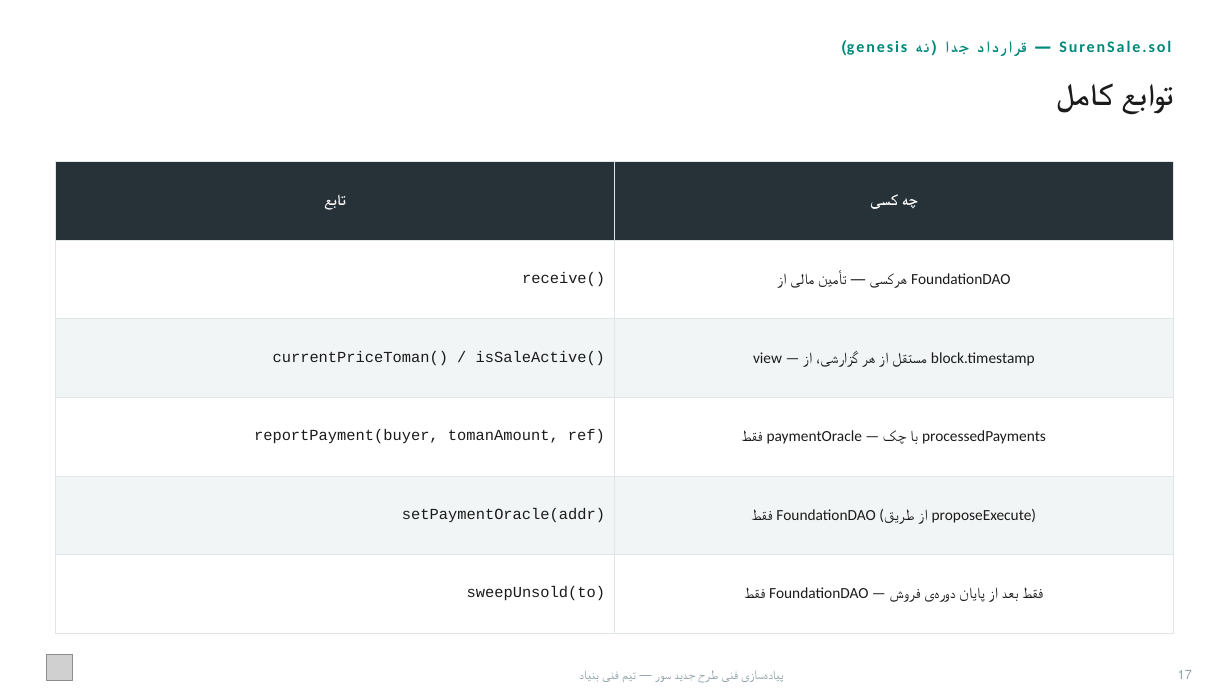
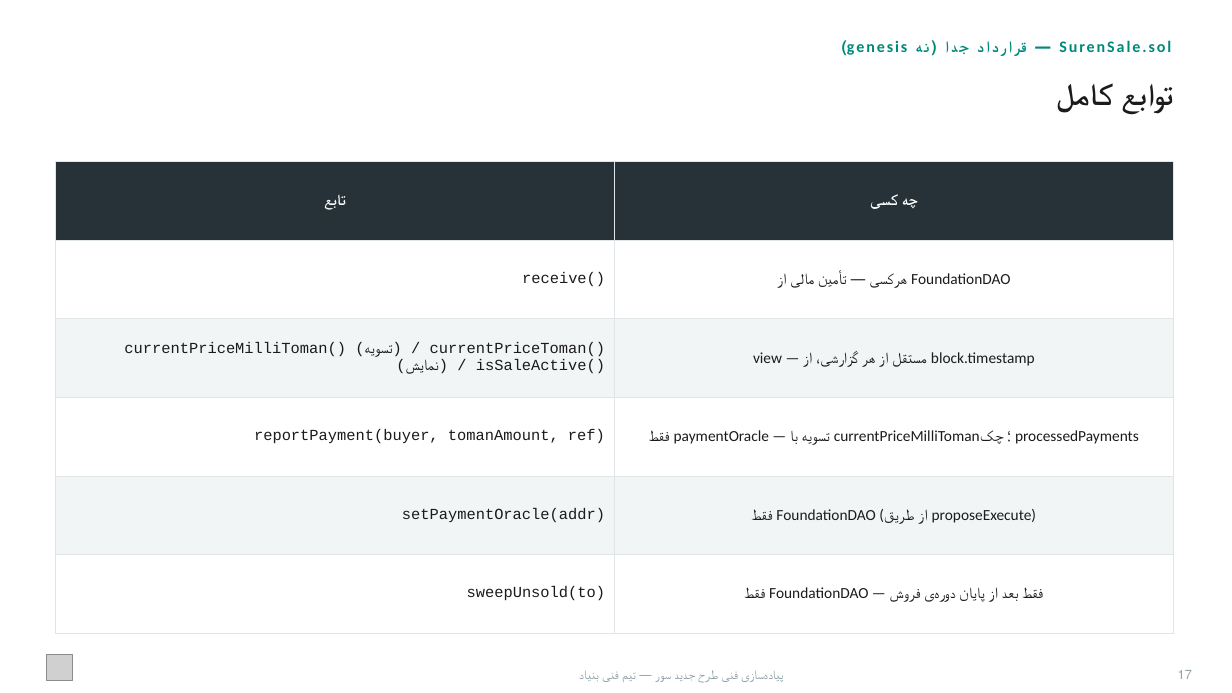
Before and after one commit to Sur-network/sur-new, a slide deck: slide 18 of presentations/Sur - Technical Team Presentation.pptx. Drawn at 1232x693 pixels with LibreOffice and Linux fonts; fonts in the diff are those of the drawing; grey boxes stand for pictures. Boxes give left, top, right and bottom in pixels: in the first picture for what was removed or moved away, otherwise in the second. Text is boxed around its words. In the diff, an @@ line names an element or a change of style, - is before the commit and + after.

```diff
--- a/presentations/Sur - Technical Team Presentation.pptx
+++ b/presentations/Sur - Technical Team Presentation.pptx
@@ table at (x1=55, y1=162, x2=1174, y2=633) @@
-row 3, column 1: currentPriceToman() / isSaleActive()
+row 3, column 1: currentPriceMilliToman() (تسویه) / currentPriceToman() (نمایش) / isSaleActive()
-row 4, column 2: فقط paymentOracle — با چک processedPayments
+row 4, column 2: فقط paymentOracle — تسویه با currentPriceMilliToman؛ چک processedPayments
```
Also in this commit, not shown: 8 other slides changed, 35 other files.
